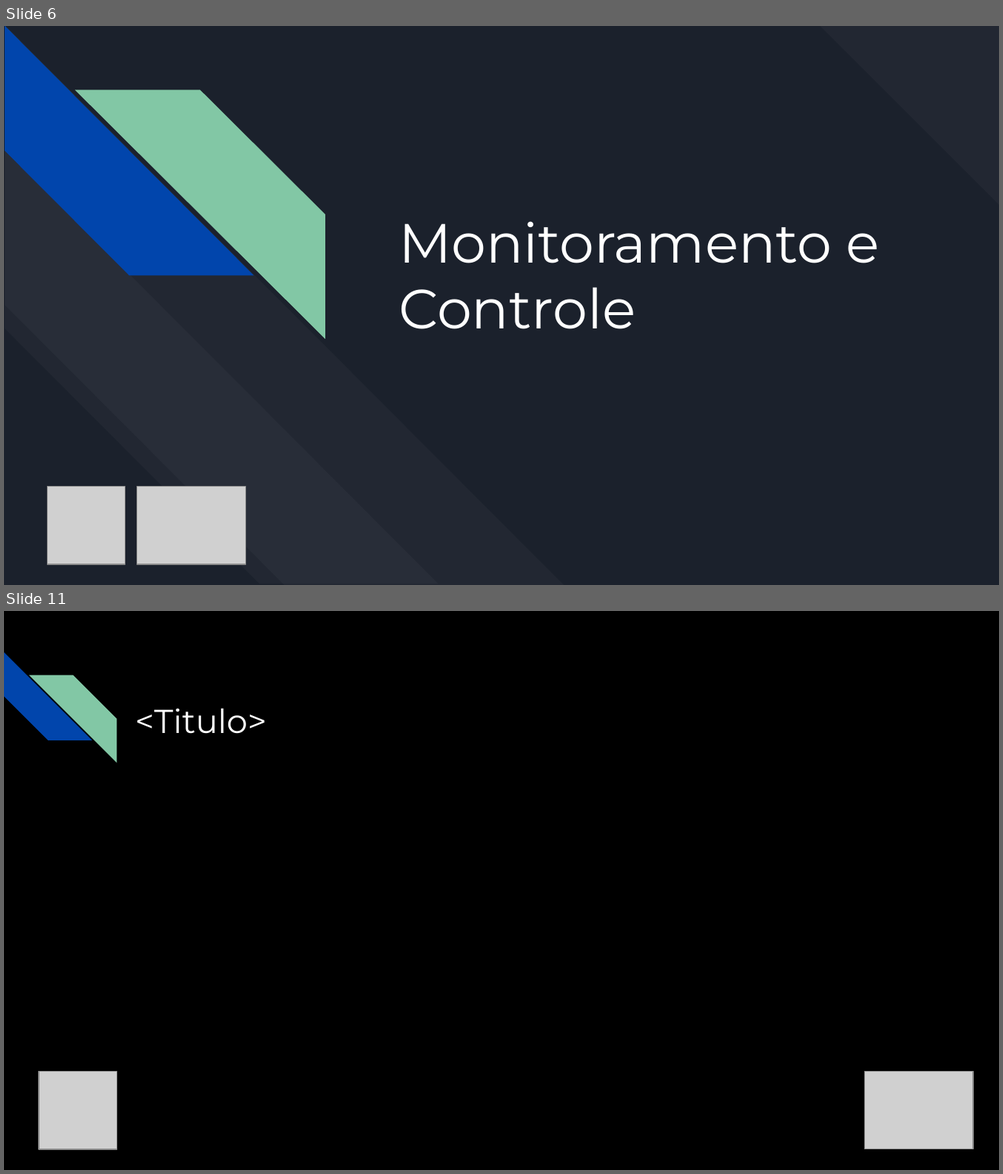
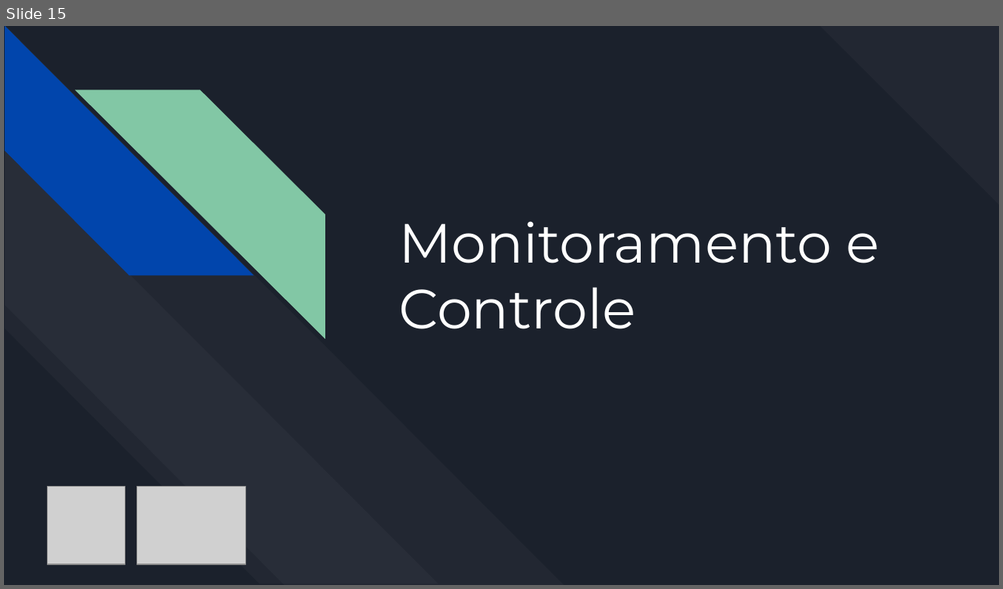
Before and after one commit to junglejf/Damas, a slide deck: ES 2 Python Files/Apresentação 2.pptx. Shown one above the other, each under a label of ours: slides 6 and 11 before the commit, slide 15 after it; the slides between them are not shown. The pictures are 1003x1174 and 1003x589 pixels, drawn with LibreOffice and Linux fonts; fonts in the diff are those of the drawing; grey boxes stand for pictures. Boxes give left, top, right and bottom in pixels: in the first picture for what was removed or moved away, otherwise in the second. Text is boxed around its words. In the diff, an @@ line names an element or a change of style, - is before the commit and + after.

```diff
--- a/ES 2 Python Files/Apresentação 2.pptx
+++ b/ES 2 Python Files/Apresentação 2.pptx
@@ slide 11 removed at [4,611,999,1170], background #000000 @@
@@ diag stripe removed at [4,652,91,741] @@
@@ diag stripe removed at [29,675,116,762] @@
@@ text removed at [135,708,267,734] @@
-<Titulo>
@@ picture removed at [39,1071,116,1149] @@
@@ picture removed at [865,1071,973,1149] @@
@@ what was slide 6 is now slide 15 @@
```
Also in this commit, not shown: 4 slides changed, 16 slides added, 6 other slides removed.
